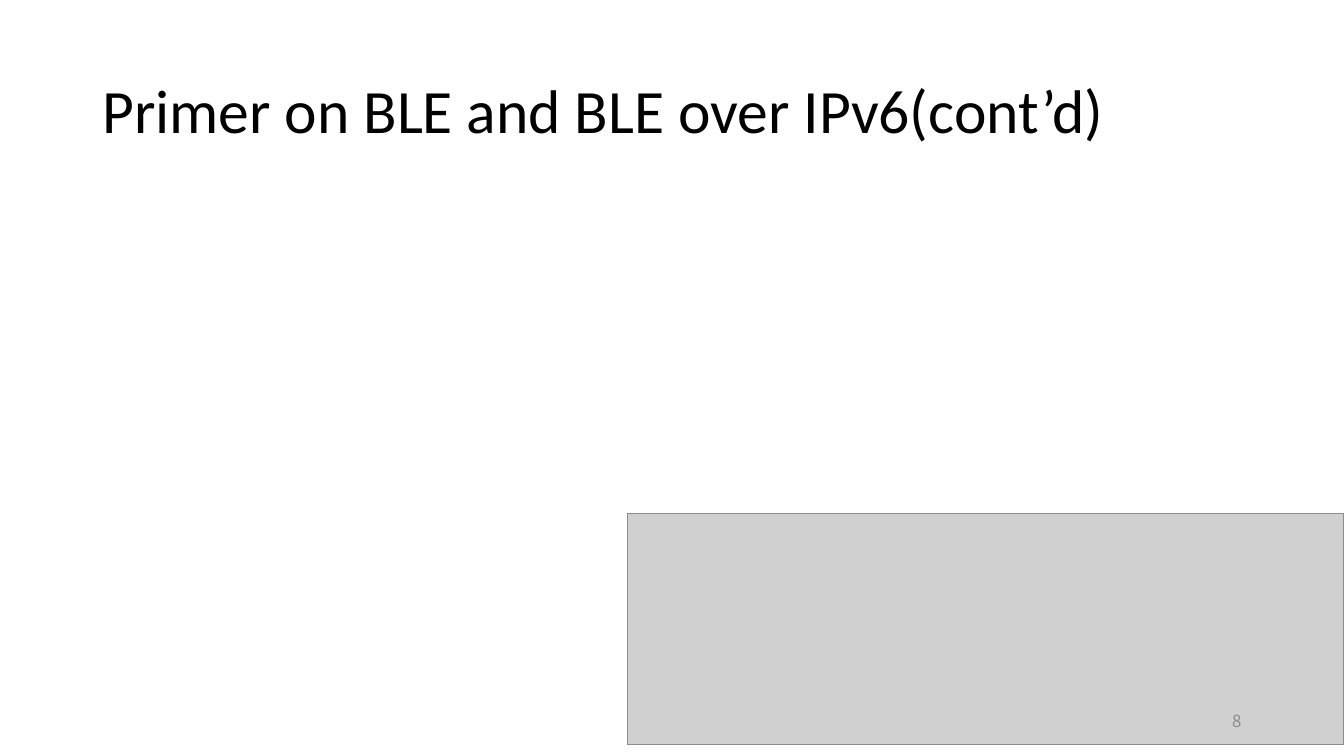
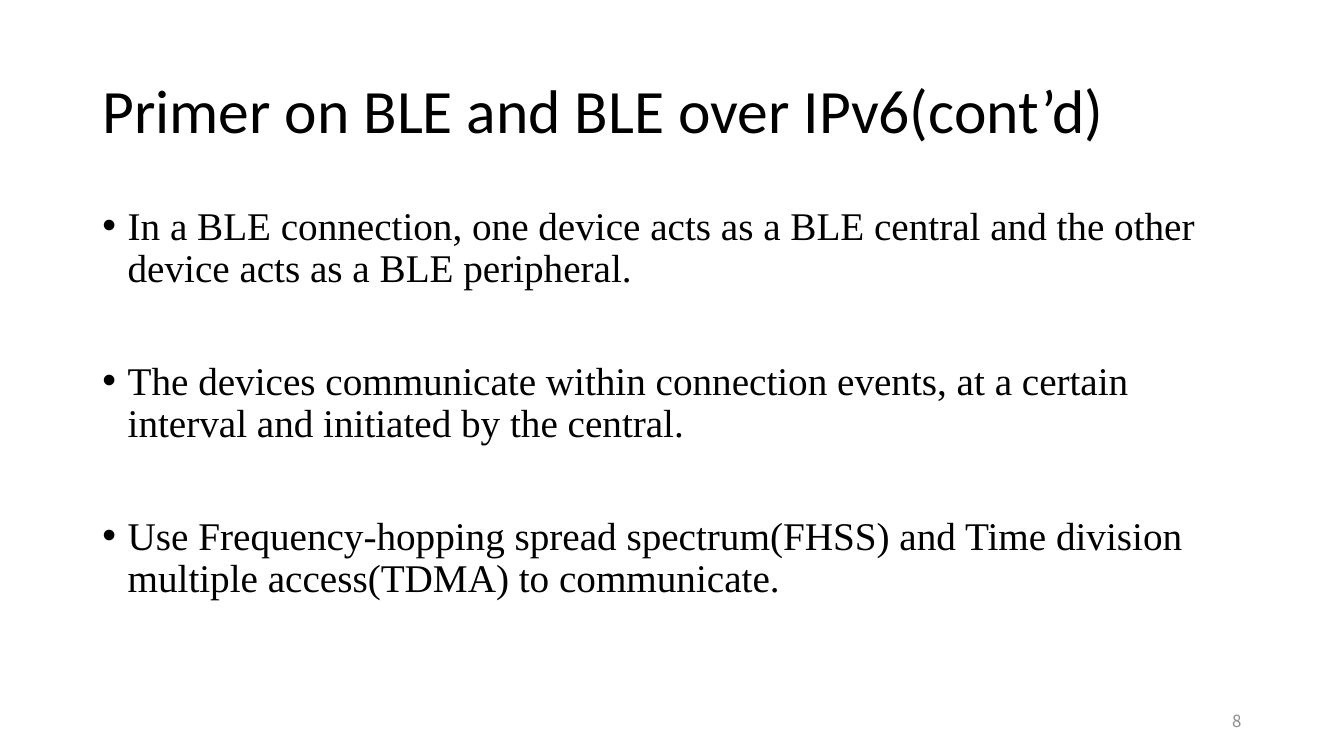
Before and after one commit to EKOISMYLOVE/NTUT_GM_PPT, a slide deck: slide 8 of A BLE-based multi-gateway network infrastructure with handover support for mobile BLE peripherals.pptx. Drawn at 1344x756 pixels with LibreOffice and Linux fonts; fonts in the diff are those of the drawing; grey boxes stand for pictures. Boxes give left, top, right and bottom in pixels: in the first picture for what was removed or moved away, otherwise in the second. Text is boxed around its words. In the diff, an @@ line names an element or a change of style, - is before the commit and + after.

```diff
--- a/A BLE-based multi-gateway network infrastructure with handover support for mobile BLE peripherals.pptx
+++ b/A BLE-based multi-gateway network infrastructure with handover support for mobile BLE peripherals.pptx
@@ text added at [128, 212, 1194, 600], 28 pt, text #000000 @@
+• In a BLE connection, one device acts as a BLE central and the other device acts as a BLE peripheral.
+• The devices communicate within connection events, at a certain interval and initiated by the central.
+• Use Frequency-hopping spread spectrum(FHSS) and Time division multiple access(TDMA) to communicate.
@@ picture removed at [628, 513, 1344, 745] @@
```
Also in this commit, not shown: 2 other slides changed, 7 slides added.
